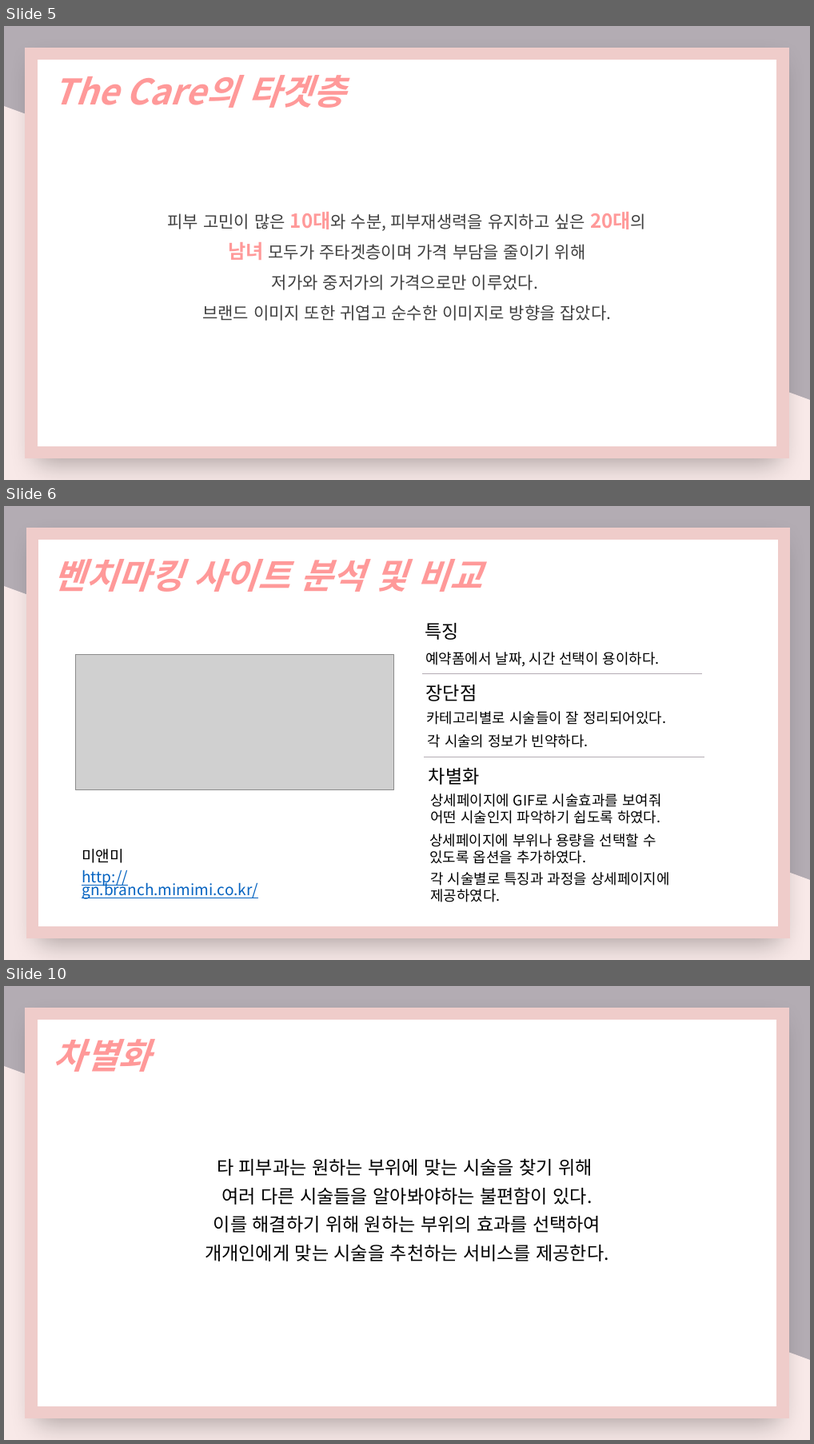
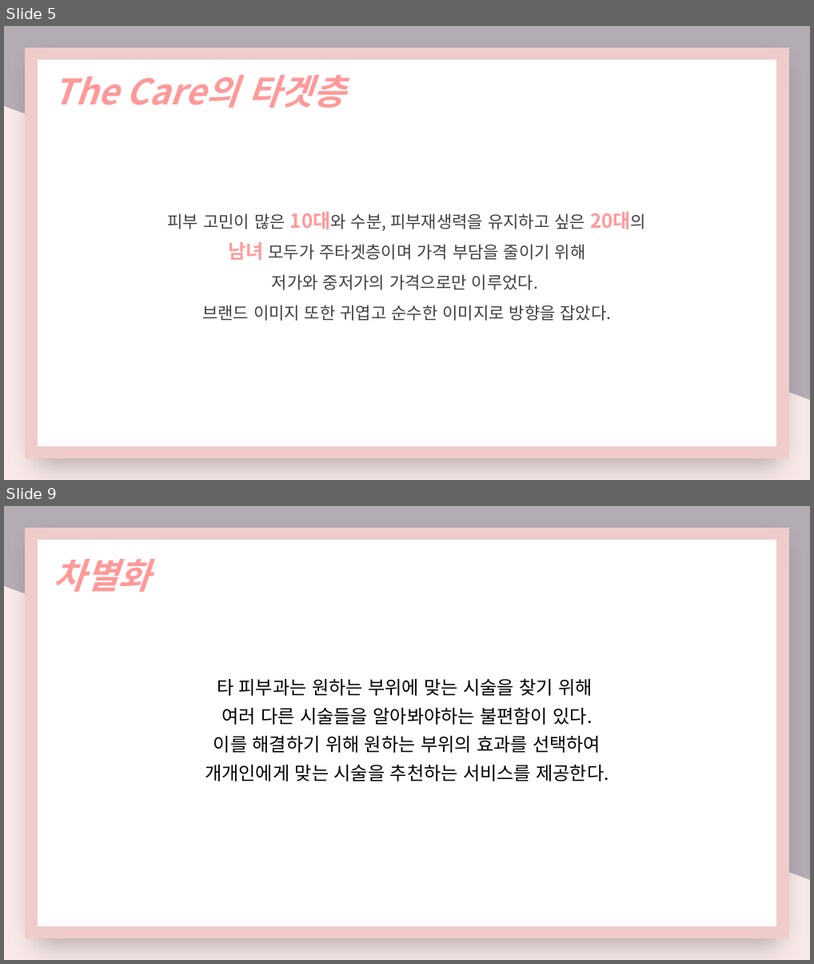
Before and after one commit to nimi2838/thecare, a slide deck: 졸작 기획서.pptx. Shown one above the other, each under a label of ours: slides 5, 6 and 10 before the commit, slides 5 and 9 after it; the slides between them are not shown. The pictures are 814x1444 and 814x964 pixels, drawn with LibreOffice and Linux fonts; fonts in the diff are those of the drawing; grey boxes stand for pictures. Boxes give left, top, right and bottom in pixels: in the first picture for what was removed or moved away, otherwise in the second. Text is boxed around its words. In the diff, an @@ line names an element or a change of style, - is before the commit and + after.

```diff
--- a/졸작 기획서.pptx
+++ b/졸작 기획서.pptx
@@ slide 6 removed at [4,506,810,960], background gradient #B3ACB3 to #F8E9E8 @@
@@ rectangle removed at [33,534,785,932] @@
@@ text removed at [53,559,482,592] @@
-벤치마킹 사이트 분석 및 비교
@@ text removed at [425,623,458,640] @@
-특징
@@ picture removed at [76,654,394,790] @@
@@ line removed from (422, 673) to (702, 673) @@
@@ text removed at [426,652,660,667] @@
-예약폼에서 날짜, 시간 선택이 용이하다.
@@ text removed at [426,684,478,701] @@
-장단점
@@ text removed at [426,711,666,724] @@
-카테고리별로 시술들이 잘 정리되어있다.
@@ text removed at [428,734,589,748] @@
-각 시술의 정보가 빈약하다.
@@ line removed from (424, 757) to (705, 757) @@
@@ text removed at [429,768,480,784] @@
-차별화
@@ text removed at [430,793,662,824] @@
-상세페이지에 GIF로 시술효과를 보여줘
-어떤 시술인지 파악하기 쉽도록 하였다.
@@ text removed at [430,833,656,864] @@
-상세페이지에 부위나 용량을 선택할 수
-있도록 옵션을 추가하였다.
@@ text removed at [82,848,258,899] @@
-미앤미
-http://gn.branch.mimimi.co.kr/
@@ text removed at [430,872,670,902] @@
-각 시술별로 특징과 과정을 상세페이지에
-제공하였다.
@@ what was slide 10 is now slide 9 @@
```
Also in this commit, not shown: 5 slides changed.
